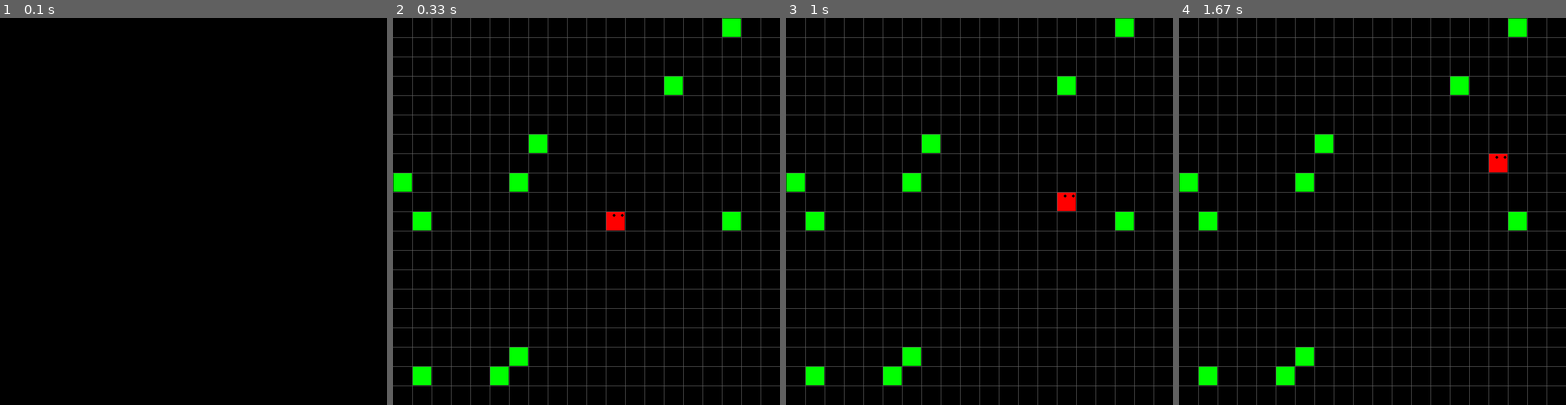
Above: before the commit, frames 1-4 (left to right).
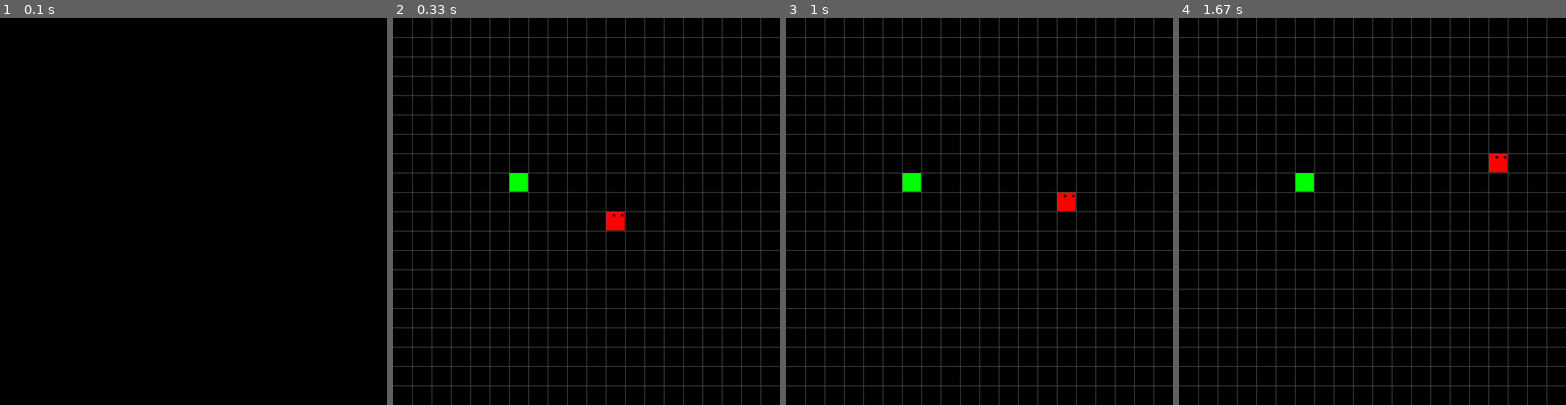
Above: after the commit, the same moments.

Repository: AjaySand/snake_pygame
Game: pygame game, started from snake.py
The game is run twice, just before and just after one commit, with the same random seed, the same clock (stepped at 60 frames per second) and the same inputs.
Inputs:
- Up to frame 1 (0.1 s): no input
- Up to frame 2 (0.33 s): no input
- Up to frame 3 (1 s): hold Right 0.33-0.8 s; hold Up from 0.83 s (still down)
- Up to frame 4 (1.67 s): release Up at 1.3 s; hold Right from 1.33 s (still down)

Frame 1 is identical in both runs. In frame 2, 2.0% of the frame differs, in the area x 0-90%, y 0-95%; in frame 3, 2.0%; in frame 4, 2.0%.

Commit message:
Updated reward for snake

Diff:
--- a/snake.py
+++ b/snake.py
@@ -153,7 +153,7 @@
         self.clock = pygame.time.Clock()
         self.clock.tick(120)
         self.snacks = []
-        self.num_snacks = 10
+        self.num_snacks = 1
 
         self.snake = Snake((255, 0, 0), (10, 10))
 
@@ -174,11 +174,11 @@
                 self.snacks.remove(snack)
                 self.snacks.append(Cube(self.random_snack(ROWS, self.snake), color=(0, 255, 0)))
 
-                reward = 20
+                reward = 60
                 break
 
         self.snake.wrap(action)
-        current_score = len(self.snake.body) * 10
+        current_score = (len(self.snake.body) - 1) * 10
 
         # checking for collision with itself
         for x in range(len(self.snake.body)):
